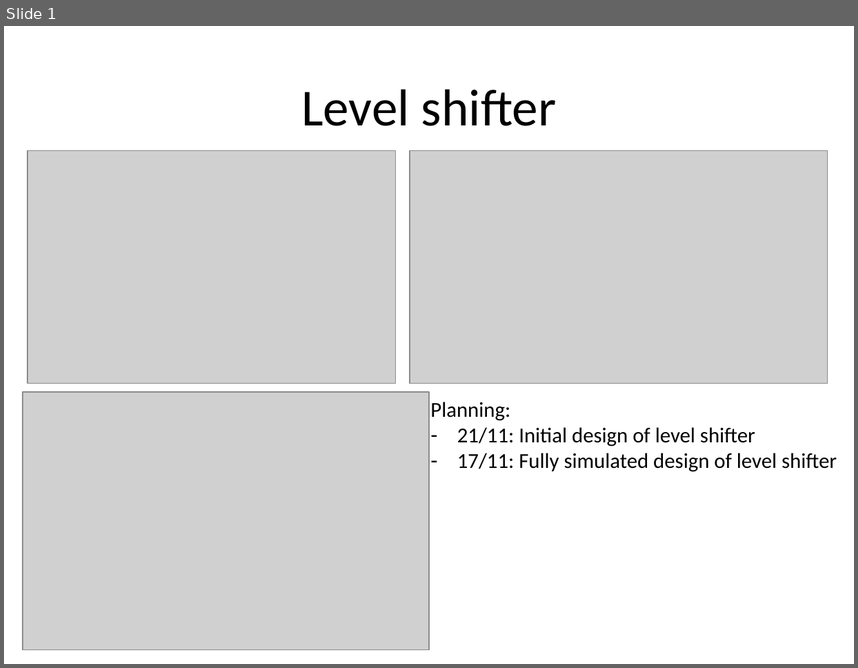
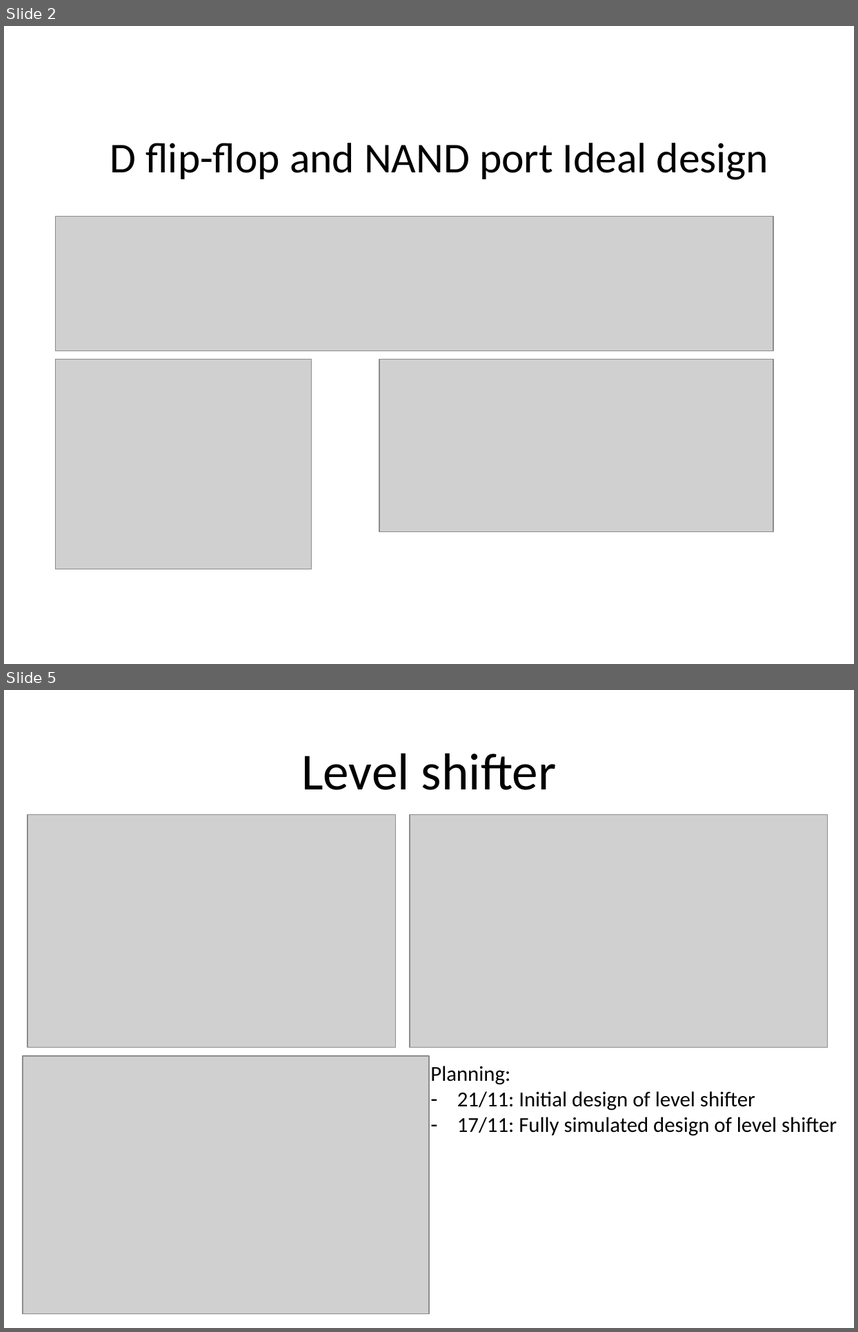
Before and after one commit to MHattink/Power-Mixing-DAC-Report, a slide deck: 2015-11-10 Meeting Radulov/Slides - main.pptx. Shown one above the other, each under a label of ours: slide 1 before the commit, slides 2 and 5 after it; the slides between them are not shown. The pictures are 858x668 and 858x1332 pixels, drawn with LibreOffice and Linux fonts; fonts in the diff are those of the drawing; grey boxes stand for pictures. Boxes give left, top, right and bottom in pixels: in the first picture for what was removed or moved away, otherwise in the second. Text is boxed around its words. In the diff, an @@ line names an element or a change of style, - is before the commit and + after.

Commit message:
Added slides
Added slides about the schematic and simulations of the D flip flop ,
NAND and inverter

```diff
--- a/2015-11-10 Meeting Radulov/Slides - main.pptx
+++ b/2015-11-10 Meeting Radulov/Slides - main.pptx
@@ slide 2 added at [4,26,854,664], background #FFFFFF @@
@@ title added at [110,143,769,180], 36 pt, text #000000 @@
+D flip-flop and NAND port Ideal design
@@ picture added at [56,216,774,351] @@
@@ picture added at [56,359,312,568] @@
@@ picture added at [380,359,774,531] @@
@@ what was slide 1 is now slide 5 @@
```
Also in this commit, not shown: 3 other slides added.
